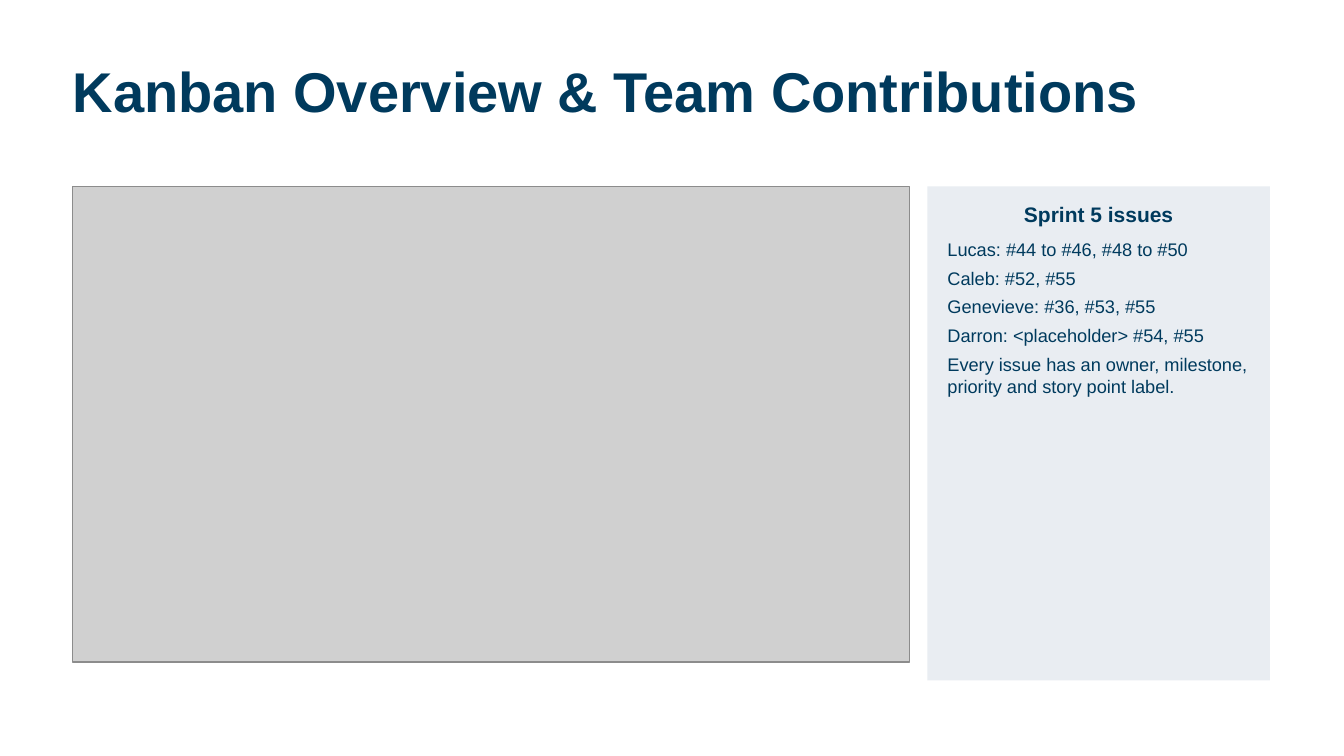
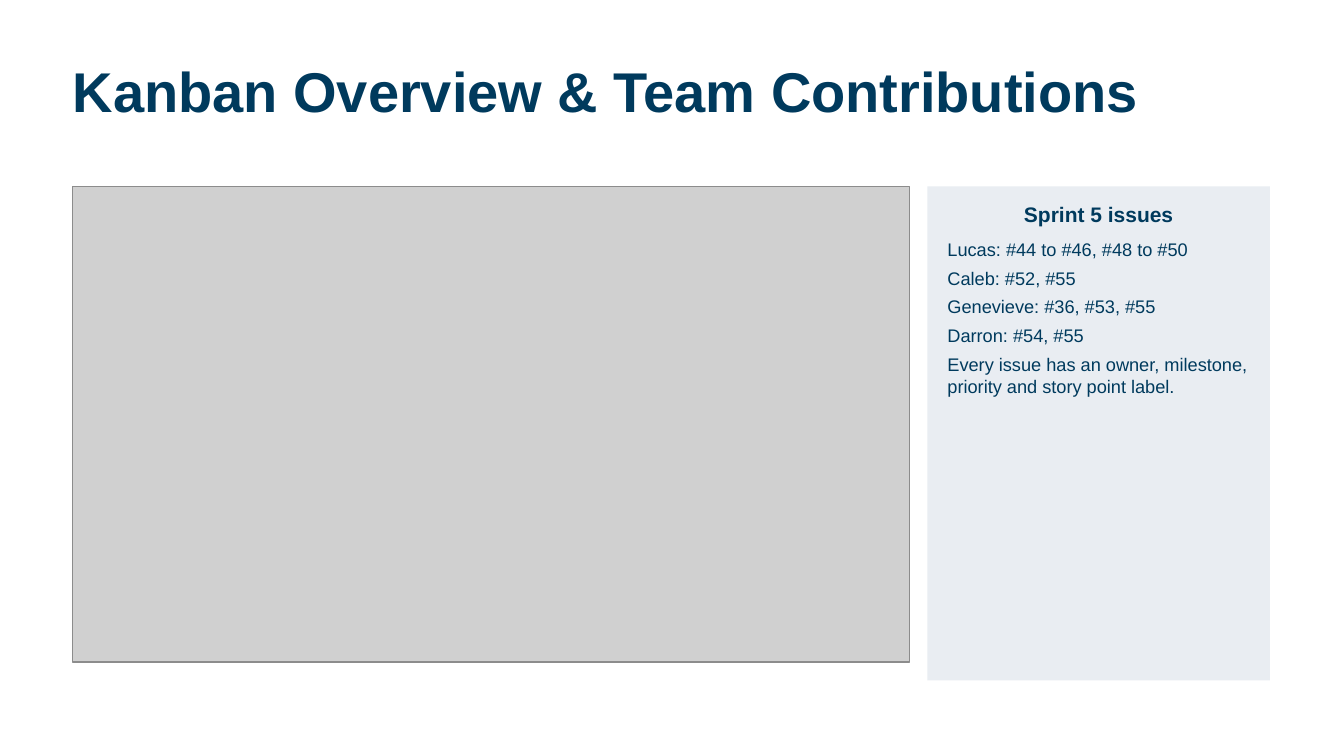
Before and after one commit to calebh13/sel-blueframe-sdk, a slide deck: slide 11 of Sprints/Sprint_5/Sprint 5 Presentation.pptx. Drawn at 1344x756 pixels with LibreOffice and Linux fonts; fonts in the diff are those of the drawing; grey boxes stand for pictures. Boxes give left, top, right and bottom in pixels: in the first picture for what was removed or moved away, otherwise in the second. Text is boxed around its words. In the diff, an @@ line names an element or a change of style, - is before the commit and + after.

Commit message:
Update Darron's Sprint 5 items

```diff
--- a/Sprints/Sprint_5/Sprint 5 Presentation.pptx
+++ b/Sprints/Sprint_5/Sprint 5 Presentation.pptx
@@ text in rectangle at (947, 329, 1083, 345): text changed @@
-Darron: <placeholder> #54, #55
+Darron: #54, #55
```
Also in this commit, not shown: 2 other slides changed, 4 other files.
